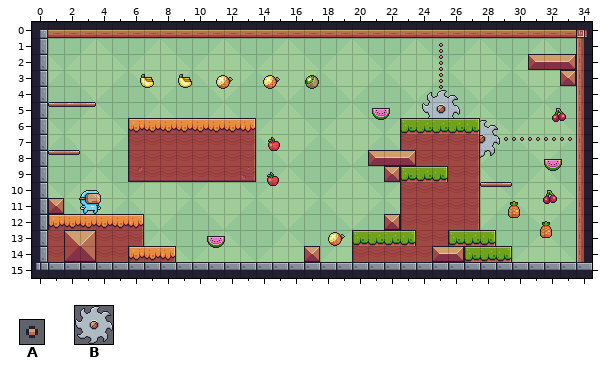
One commit to this Tiled map: samples/assets/my_jump_adventure/level3.tmx. Above, as it was before the edit.
Cells are 16x16 px. Shown: x 0..34, y 0..15.
Key: from "chain": A 0; from "saw": B 0.
Objects are placed by their top-left corner, in cells (3,4 is the top-left corner of cell 3,4); size is 1x1 cell unless given.
Layers that did not change in this view are not listed.
Objects on layer "traps/chains/chains" before:
A at 25.3,1.2 size 0.5x0.5
A at 25.3,1.6 size 0.5x0.5
A at 25.3,1.9 size 0.5x0.5
A at 25.3,2.3 size 0.5x0.5
A at 25.3,2.7 size 0.5x0.5
A at 25.3,3.1 size 0.5x0.5
A at 25.3,3.4 size 0.5x0.5
A at 25.3,3.8 size 0.5x0.5
A at 25.3,4.2 size 0.5x0.5
A at 25.3,4.6 size 0.5x0.5
A at 25.4,5 size 0.5x0.5
A at 25.3,5 size 0.5x0.5
A at 25.3,5.3 size 0.5x0.5
A at 25.3,5.7 size 0.5x0.5
A at 30.9,7.1 size 0.5x0.5
A at 31.4,7.1 size 0.5x0.5
A at 31.9,7.1 size 0.5x0.5
A at 32.4,7.1 size 0.5x0.5
A at 32.9,7.1 size 0.5x0.5
A at 33.4,7.1 size 0.5x0.5
A at 33.9,7.1 size 0.5x0.5
A at 27.9,7.1 size 0.5x0.5
A at 28.4,7.1 size 0.5x0.5
A at 28.9,7.1 size 0.5x0.5
A at 29.4,7.1 size 0.5x0.5
A at 29.9,7.1 size 0.5x0.5
A at 30.4,7.1 size 0.5x0.5
Objects on layer "traps/saws" before:
B "saw1" at 24.4,4.3 size 2.4x2.4
B "saw2" at 26.9,6.1 size 2.4x2.4
After:
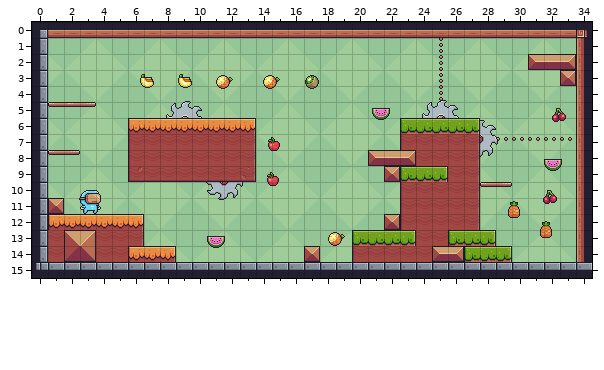
From old to new:
Layer "traps/chains/chains":
A new object: A at 25.3,0.8 size 0.5x0.5.
Layer "traps/saws":
Object B "saw1" at 24.4,4.3 size 2.4x2.4 becomes B "saw1" at 24.4,4.9 size 2.4x2.4.
A new object: B "saw3" at 8.4,4.9 size 2.4x2.4.
A new object: B "saw4" at 10.8,8.8 size 2.4x2.4.
